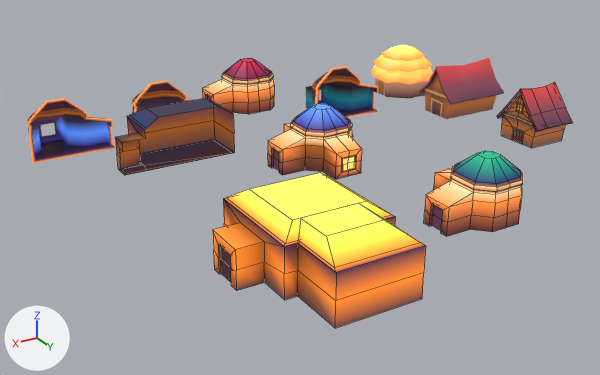
Renders of the Blender file artwork/house_1.blend from each side of a commit.
One viewpoint serves both versions: a camera (50 mm lens) standing at (43.7, 102.7, 43.4) and looking at (-10.7, 12.0, -2.0). The lights are fixed; the arrows at lower left show +X, +Y and +Z. The first picture is the older version. Mesh edges are drawn as thin lines on the coarser meshes.

Objects in the first picture: 'House_1', 'House_2', 'House_hut_3', 'Mercona_hut_1', 'Mercona_hut_1_interior', 'Mercona_hut_2', 'Mercona_hut_2_interior', 'Mercona_hut_3', 'Mercona_hut_3_interior', 'Mercona_hut_3_interior.001', 'restuarant', 'restuarant_interior' and 2 more.
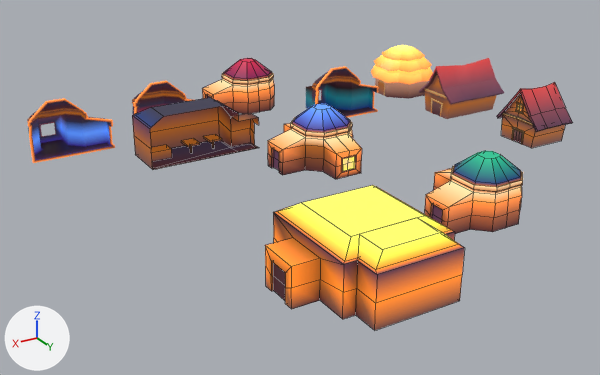
Where the change shows, as pixel boxes [x1, y1, x2, y2] in the pictures (600 x 375 px; the box of a moved part takes in the faces that stretch with it):
'restuarant', reshaped, moved (7% narrower, 6% shorter): before [213, 173, 426, 328]; after [265, 185, 464, 330]
'restuarant_interior', reshaped (6% shorter): before [115, 98, 235, 175]; after [132, 98, 259, 170]
part 1 of me_cube_011, moved or reshaped: before [298, 240, 426, 328]; after [356, 244, 464, 330]
part 2 of me_cube_011, moved or reshaped: before [298, 203, 421, 268]; after [358, 218, 459, 270]

What changed in the scene script:
```text
Change me_cube_011:
    used by ob_restuarant; location = (1.0, 33.0, 0.0)
    remove me_cube_011.from_pydata(...)  # 64 vertices, 54 faces; spans x -6.8..10.0, y -6.8..13.7, z 0.0..7.4
    add me_cube_011.from_pydata(...)  # 64 vertices, 54 faces; spans x -6.8..10.0, y -6.8..9.9, z 0.0..7.4
    me_cube_011 part 1: all 8 vertices in x -5.2..5.2, y 13.1..13.7, z 0.0..6.2 are moved by (0.0, -3.8, 0.0)
    me_cube_011 part 2: all 2 vertices in x -3.6..3.6, y 9.3, z 7.4 are moved by (0.0, -0.9, 0.0)
Change me_cube_012:
    used by ob_restuarant_interior; location = (0.0, 0.0, 0.0)
    remove me_cube_012.from_pydata(...)  # 39 vertices, 30 faces; spans x -6.8..10.0, y -6.8..0.0, z 0.0..7.4
    add me_cube_012.from_pydata(...)  # 79 vertices, 57 faces; spans x -10.8..6.0, y -6.8..0.0, z -0.1..7.4
    me_cube_012 part 3: the whole mesh is rebuilt
Change ob_restuarant:
    ob_restuarant.location: (1.0, 33.0, 0.0) -> (-2.0, 39.0, 0.0)
```
